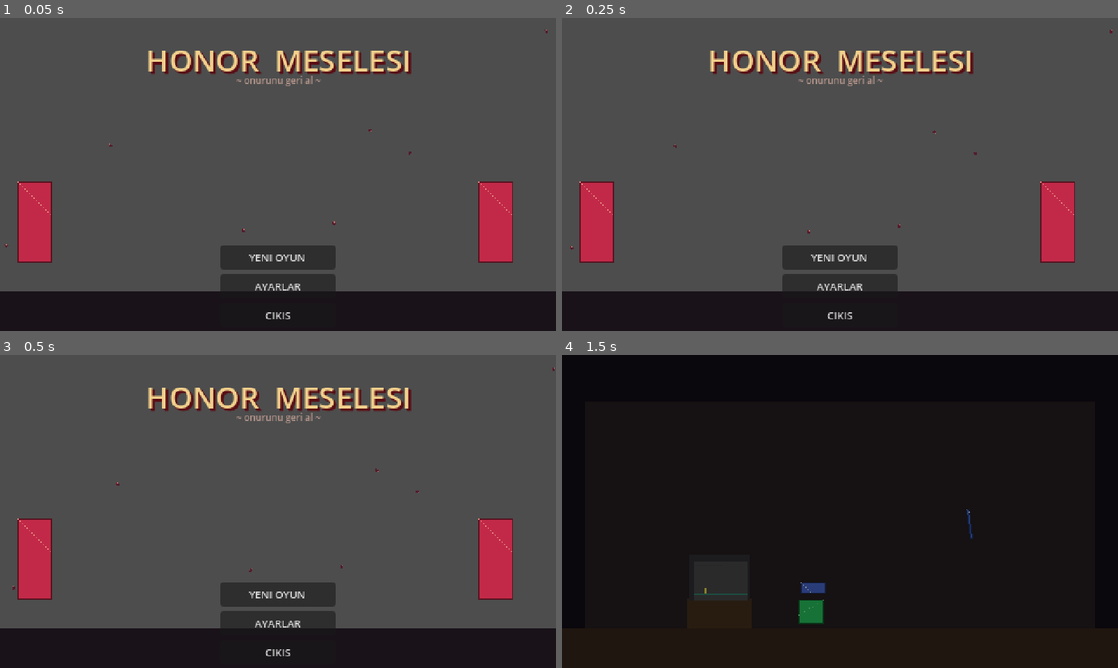
Above: before the commit, frames 1-4 (two rows, left to right).
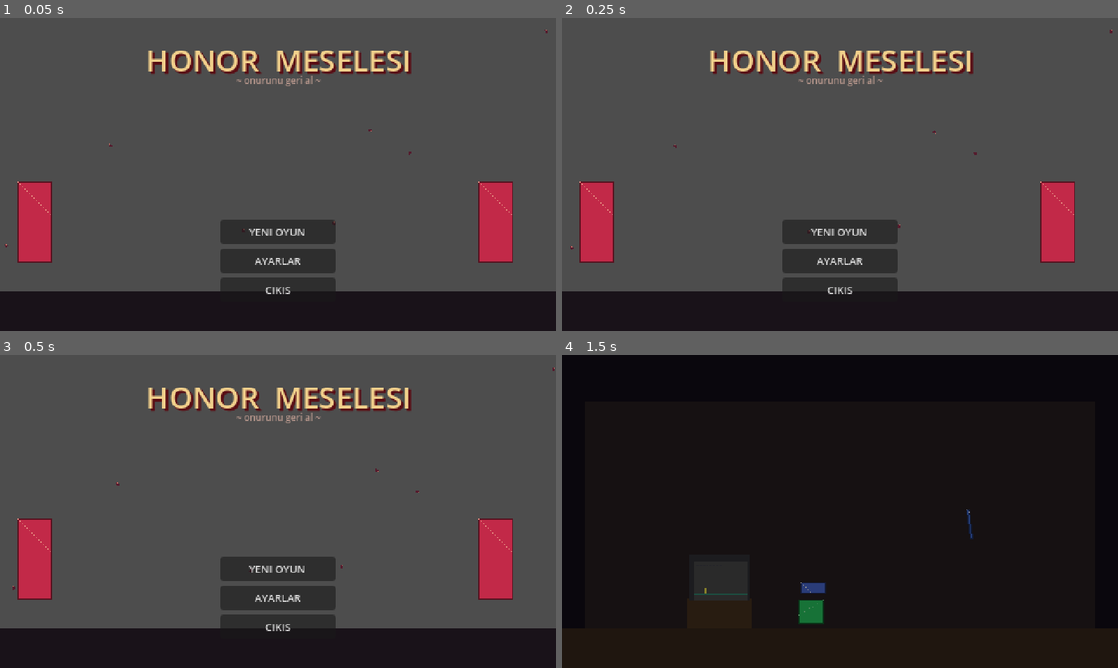
Above: after the commit, the same moments.

Repository: Eruldin/Honor-Meselesi
Game: Godot game, scene res://src/ui/Title.tscn
Two runs of this game, one before a commit and one after it. Both use one fixed random seed, a clock stepped at 60 frames per second and the inputs below.
Inputs (mouse positions are in pixels of both pictures, inside the frame that each line leads up to):
- Up to frame 1 (0.05 s): no input
- Up to frame 2 (0.25 s): no input
- Up to frame 3 (0.5 s): no input
- Up to frame 4 (1.5 s): click "YENI OYUN" at 0.5 s; tap Enter at 1.25 s; move the mouse to (962, 495) at 1.27 s; hold D (move_right) from 1.28 s (still down); tap J (attack) at 1.35 s; click (962, 495) at 1.42 s

The runs differ from the first frame. In frame 1, 2.7% of the frame differs, in the area x 39-61%, y 64-97%; in frame 2, 2.7%; in frame 3, 2.7%; in frame 4, nothing differs.

Commit message:
playtest bulgulari: title lambda hatasi, CIKIS clip, kuyu respawn tuzagi, mezarlik karanlik
Co-Authored-By: Devin AI <158243242+devin-ai-integration[bot]@users.noreply.github.com>

Diff:
--- a/src/levels/ch1/ch1.gd
+++ b/src/levels/ch1/ch1.gd
@@ -338,9 +338,13 @@
 	# 4) Gecit + Olu Bahce (3350 - 5220) — gothicvania gercek mezarlik katmanlari:
 	# kizil ay gokyuzu + siluet daglar + mezartas bandi
 	ParallaxBg.add(self, LEVEL_W, [
-		{id = &"bg/cemetery_sky", scroll = 0.15, x0 = 3350, x1 = 5220},
-		{id = &"bg/cemetery_mountains", scroll = 0.22, x0 = 3350, x1 = 5220},
-		{id = &"bg/cemetery_yard", scroll = 0.30, x0 = 3350, x1 = 5220},
+		# modulate>1 katmani aydinlatir — koyu sprite'lar gece fonunda okunur
+		{id = &"bg/cemetery_sky", scroll = 0.15, x0 = 3350, x1 = 5220,
+			modulate = Color(1.25, 1.2, 1.35)},
+		{id = &"bg/cemetery_mountains", scroll = 0.22, x0 = 3350, x1 = 5220,
+			modulate = Color(1.25, 1.2, 1.3)},
+		{id = &"bg/cemetery_yard", scroll = 0.30, x0 = 3350, x1 = 5220,
+			modulate = Color(1.2, 1.15, 1.25)},
 		{id = &"bg/cemetery_near", scroll = 0.3, x0 = 3350, x1 = 5220,
 			modulate = Color(1.4, 1.4, 1.6, 0.35)},  # hayalet duvar — hafif sizar
 	])
@@ -658,6 +662,9 @@
 	_add_platform(Vector2(pit_x + 26, FLOOR_Y + 62), &"terrain/pf_block", 32)
 	_add_platform(Vector2(pit_x - 26, pit_floor - 30), &"terrain/pf_block", 28)
 	_add_platform(Vector2(pit_x - 28, pit_floor - 72), &"terrain/pf_ledge", 30)
+	# Cikis basamagi: boslugun altinda — dustukten sonra geri tirmanis kolay
+	# (rest point cukurde checkpoint birakir; zor cikis respawn tuzagi olur)
+	_add_platform(Vector2(494.0, FLOOR_Y + 14), &"terrain/pf_block", 20)
 	# Gizli oda kristal dekor (magara hissi)
 	_add_deco_ground(&"terrain/cave_crystal", pit_x - 14, pit_floor,
 		0.8, Color(0.8, 0.7, 1.0))
@@ -826,7 +833,7 @@
 
 	# A — koy: kukla (güvenli saldiri denemesi) + uc koylu dalgasi
 	var dummy := DummyEnemy.new()
-	dummy.global_position = Vector2(452, FLOOR_Y - 12)
+	dummy.global_position = Vector2(396, FLOOR_Y - 12)
 	add_child(dummy)
 	for x in [620.0, 800.0, 900.0]:
 		var v := Villager.new()
--- a/src/ui/title.gd
+++ b/src/ui/title.gd
@@ -16,6 +16,7 @@
 var _settings: SettingsMenu
 var _petals: Array[Sprite2D] = []
 var _new_game_armed := false
+var _new_game_btn: Button
 var _creature: Sprite2D
 var _peek_timer := 5.0
 var _peek_t := 0.0
@@ -150,21 +151,20 @@
 
 	var vbox := VBoxContainer.new()
 	vbox.add_theme_constant_override("separation", 4)
-	vbox.position = Vector2(190, 196)
+	vbox.position = Vector2(190, 174)
 	vbox.z_index = 10
 	add_child(vbox)
 	if SaveSystem.has_save():
 		vbox.add_child(_btn("DEVAM ET", _on_continue))
-	var ng: Button
-	ng = _btn("YENI OYUN", func() -> void:
+	_new_game_btn = _btn("YENI OYUN", func() -> void:
 		# Kayit varsa tek tikla silinmesin — ikinci tik onaylar
 		if _new_game_armed or not SaveSystem.has_save():
 			_on_new_game()
 			return
 		_new_game_armed = true
-		ng.text = "EMIN MISIN?" if Settings.language == "tr" else "SURE?"
-		ng.modulate = Color(1.0, 0.5, 0.5))
-	vbox.add_child(ng)
+		_new_game_btn.text = "EMIN MISIN?" if Settings.language == "tr" else "SURE?"
+		_new_game_btn.modulate = Color(1.0, 0.5, 0.5))
+	vbox.add_child(_new_game_btn)
 	vbox.add_child(_btn("AYARLAR", _on_settings))
 	if not OS.has_feature("web"):
 		vbox.add_child(_btn("CIKIS", func() -> void: get_tree().quit()))
